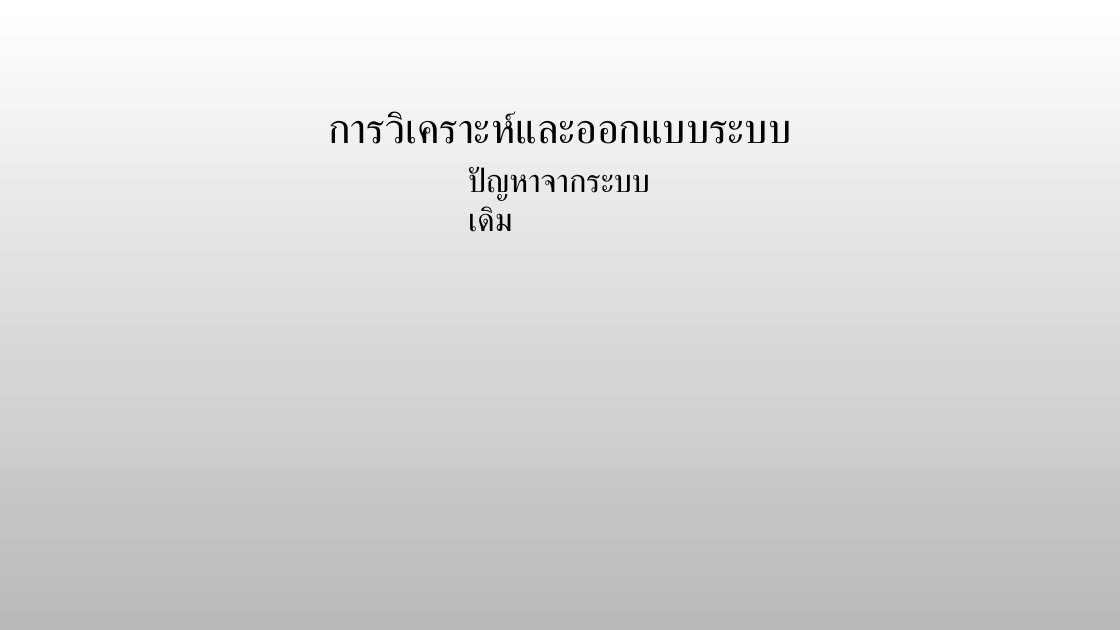
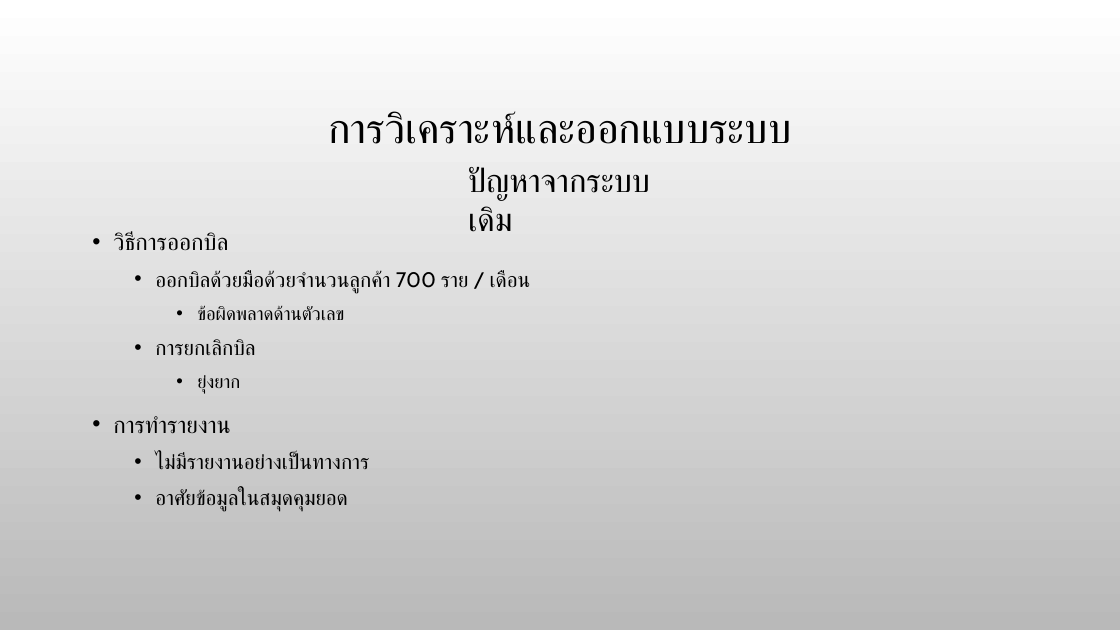
Before and after one commit to anusornc/research-maesuai, a slide deck: slide 8 of docs/การพัฒนาระบบสารสนเทศสำหรับกองงานประปา.pptx. Drawn at 1120x630 pixels with LibreOffice and Linux fonts; fonts in the diff are those of the drawing; background and template pictures are left out. Boxes give left, top, right and bottom in pixels: in the first picture for what was removed or moved away, otherwise in the second. Text is boxed around its words. In the diff, an @@ line names an element or a change of style, - is before the commit and + after.

```diff
--- a/docs/การพัฒนาระบบสารสนเทศสำหรับกองงานประปา.pptx
+++ b/docs/การพัฒนาระบบสารสนเทศสำหรับกองงานประปา.pptx
@@ text added at bbox=[113, 232, 531, 512], 18 pt, text #000000 @@
+• วิธีการออกบิล
+  • ออกบิลด้วยมือด้วยจำนวนลูกค้า 700 ราย / เดือน
+    • ข้อผิดพลาดด้านตัวเลข
+  • การยกเลิกบิล
+    • ยุ่งยาก
+• การทำรายงาน
+  • ไม่มีรายงานอย่างเป็นทางการ
+  • อาศัยข้อมูลในสมุดคุมยอด
```
Also in this commit, not shown: 2 other slides changed, 1 slide added, 4 other files.
